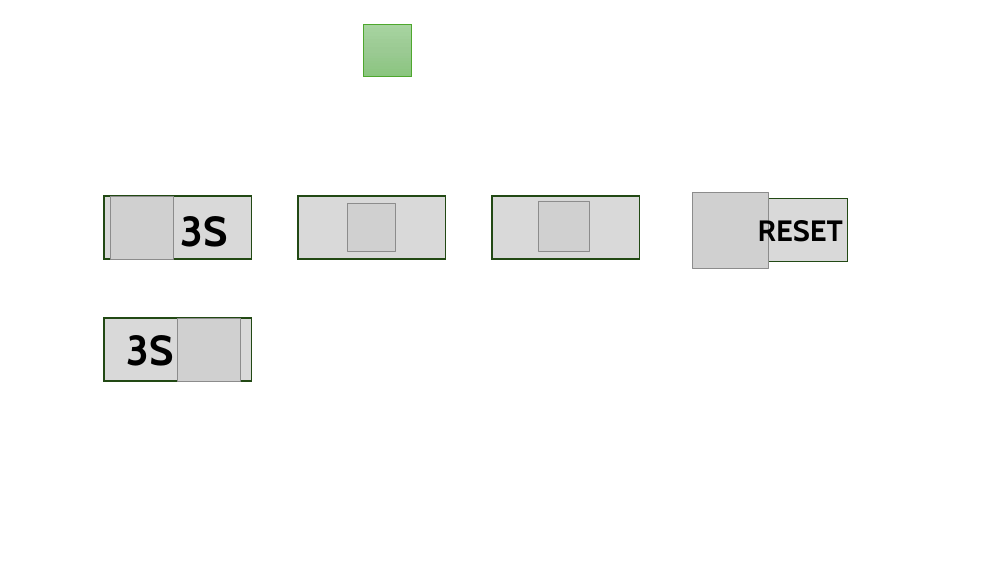
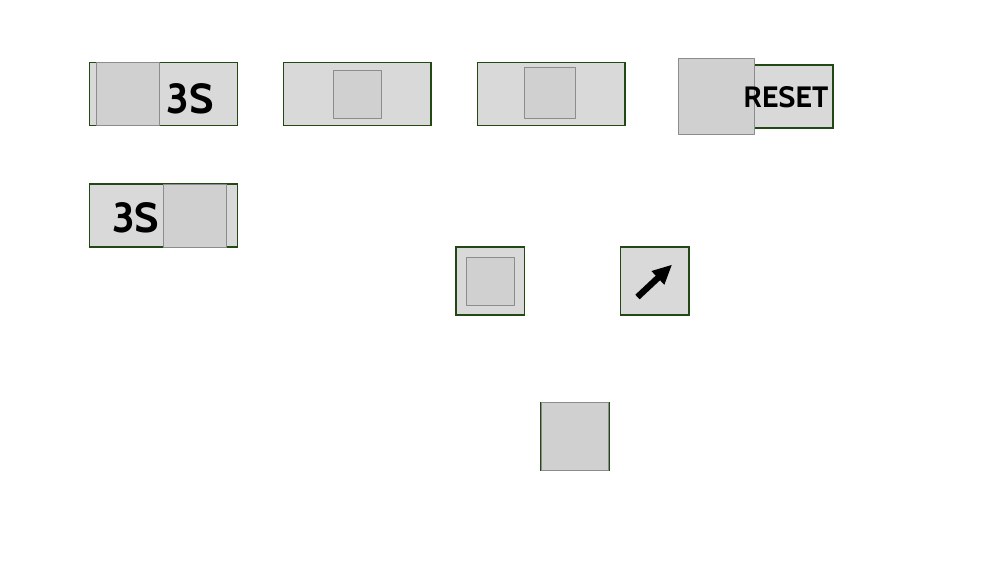
Before and after one commit to LiuYuancheng/2D_Indoor_CQB_Simulator, a slide deck: slide 1 of doc/designDoc.pptx. Drawn at 1008x567 pixels with LibreOffice and Linux fonts; fonts in the diff are those of the drawing; grey boxes stand for pictures. Boxes give left, top, right and bottom in pixels: in the first picture for what was removed or moved away, otherwise in the second. Text is boxed around its words. In the diff, an @@ line names an element or a change of style, - is before the commit and + after.

```diff
--- a/doc/designDoc.pptx
+++ b/doc/designDoc.pptx
@@ rectangle removed at [364, 25, 411, 76] @@
@@ 5 pictures, 5 rectangles, 3 texts: place and size @@
-5 pictures, 5 rectangles, 3 texts at [104, 193, 848, 381]
+5 pictures, 5 rectangles, 3 texts at [90, 59, 833, 247]
@@ rectangle added at [456, 247, 525, 315], fill #D9D9D9, outline #224914 1.5 pt @@
@@ picture added at [467, 257, 514, 305] @@
@@ rectangle added at [621, 247, 690, 315], fill #D9D9D9, outline #224914 1.5 pt @@
@@ arrow added from (637, 297) to (672, 265), #000000 6 pt @@
@@ rectangle added at [541, 403, 610, 471], fill #D9D9D9, outline #224914 1.5 pt @@
@@ picture added at [541, 403, 609, 471] @@
```
Also in this commit, not shown: 12 other files.
